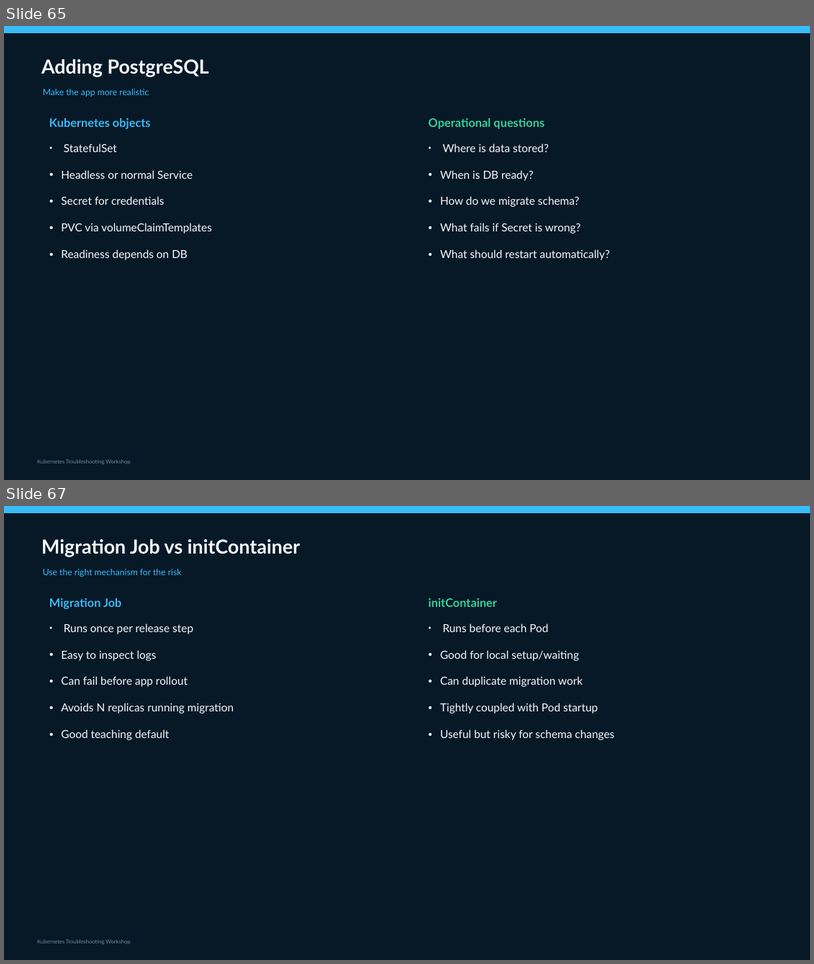
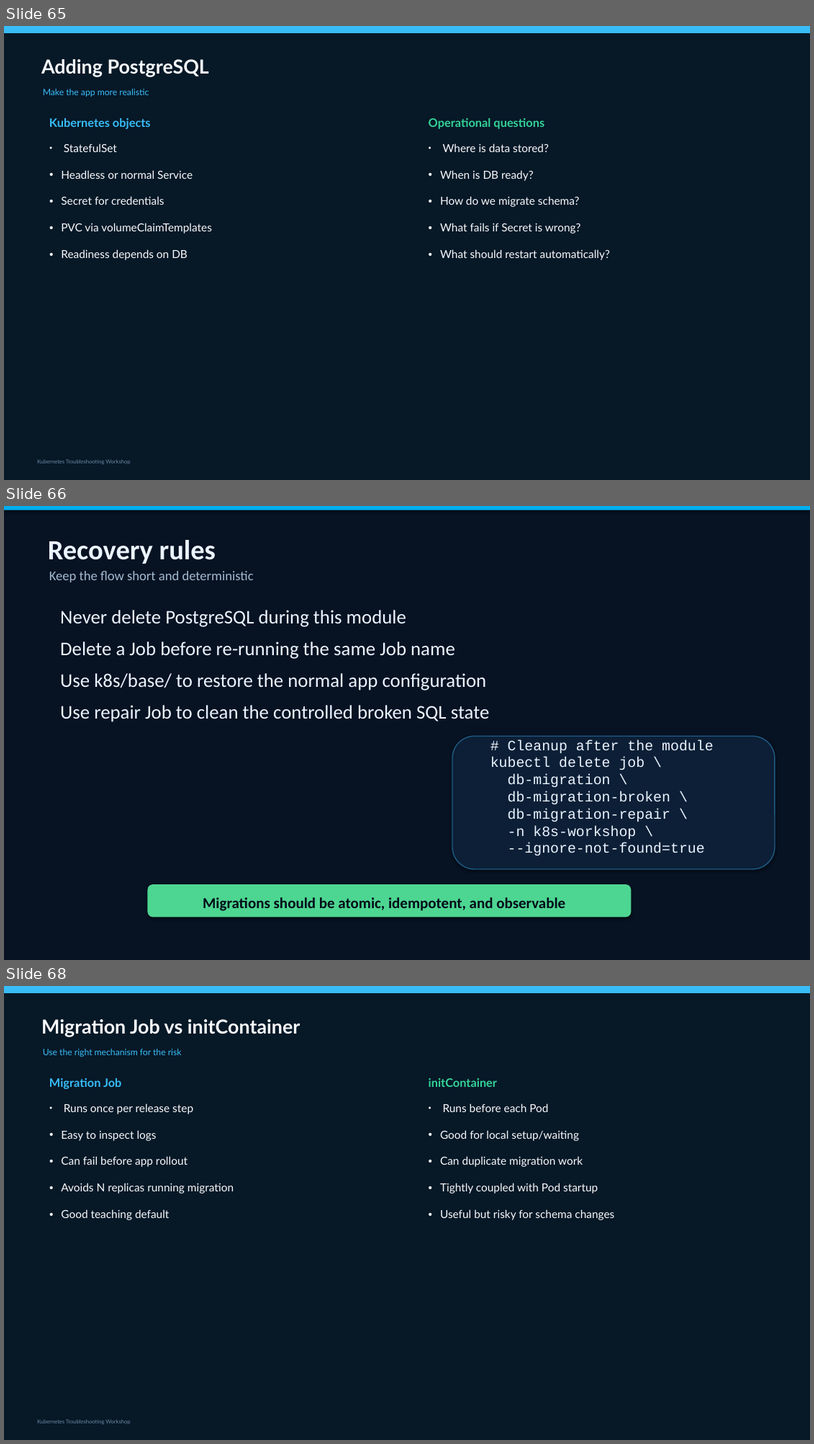
Before and after one commit to slaneslane/k8s-workshop-2, a slide deck: presentations/K8s_Troubleshooting_Workshop_FULL.pptx. Shown one above the other, each under a label of ours: slides 65 and 67 before the commit, slides 65, 66 and 68 after it; the slides between them are not shown. The pictures are 814x964 and 814x1444 pixels, drawn with LibreOffice and Linux fonts; fonts in the diff are those of the drawing. Boxes give left, top, right and bottom in pixels: in the first picture for what was removed or moved away, otherwise in the second. Text is boxed around its words. In the diff, an @@ line names an element or a change of style, - is before the commit and + after.

```diff
--- a/presentations/K8s_Troubleshooting_Workshop_FULL.pptx
+++ b/presentations/K8s_Troubleshooting_Workshop_FULL.pptx
@@ slide 66 added at [4,506,810,960], background #FFFFFF @@
@@ rectangle added at [4,506,810,960], fill #071222 @@
@@ rectangle added at [4,506,810,510], fill #00AEEF @@
@@ text added at [48,540,216,564], 33 pt, text #EBF4FF, bold @@
+Recovery rules
@@ text added at [49,571,254,582], 16 pt, text #A4BAD0 @@
+Keep the flow short and deterministic
@@ text added at [60,610,490,722], 23 pt, text #EBF4FF @@
+Never delete PostgreSQL during this module
+Delete a Job before re-running the same Job name
+Use k8s/base/ to restore the normal app configuration
+Use repair Job to clean the controlled broken SQL state
@@ rounded rectangle added at [453,736,775,869], fill #0C1F36, outline #1F5B84 1.2 pt @@
@@ text added at [491,740,714,855], 17 pt, text #EBF4FF @@
+# Cleanup after the module
+kubectl delete job \
+db-migration \
+db-migration-broken \
+db-migration-repair \
+-n k8s-workshop \
+--ignore-not-found=true
@@ rounded rectangle added at [147,884,631,917], fill #4DD691 @@
@@ text added at [203,897,566,911], 18 pt, text #020C19, bold @@
+Migrations should be atomic, idempotent, and observable
@@ what was slide 67 is now slide 68 @@
```
Also in this commit, not shown: 4 slides changed, 3 other files.
